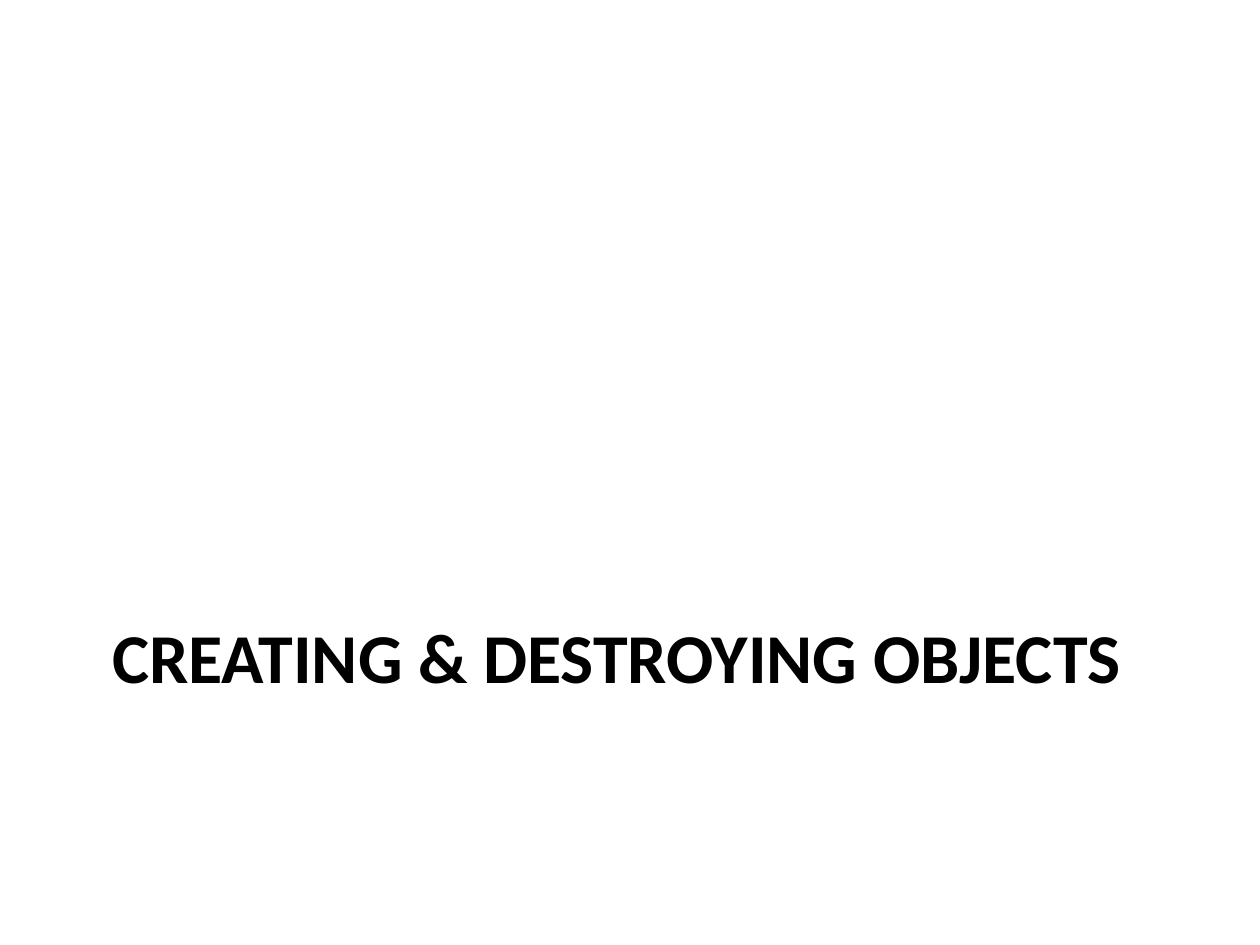
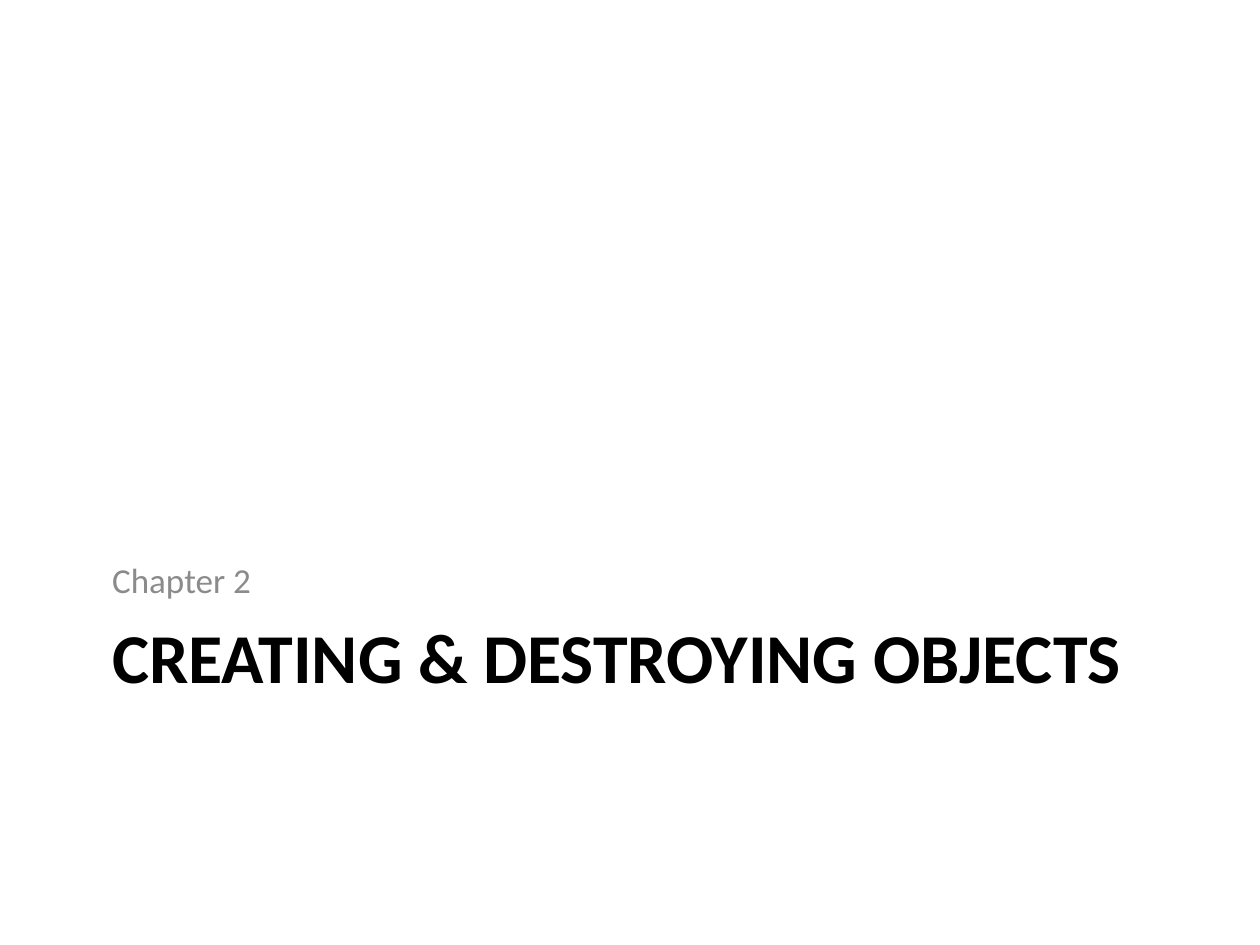
Before and after one commit to wsw621012/EffectiveJava3, a slide deck: slide 3 of introduction.pptx (slide 2 before the commit). Drawn at 1260x945 pixels with LibreOffice and Linux fonts; fonts in the diff are those of the drawing. Boxes give left, top, right and bottom in pixels: in the first picture for what was removed or moved away, otherwise in the second. Text is boxed around its words. In the diff, an @@ line names an element or a change of style, - is before the commit and + after.

```diff
--- a/introduction.pptx
+++ b/introduction.pptx
@@ text added at box(112, 569, 251, 599), 20 pt, text #8C8C8C @@
+Chapter 2
```
Also in this commit, not shown: 2 other slides changed, 8 slides added, 2 other files.
